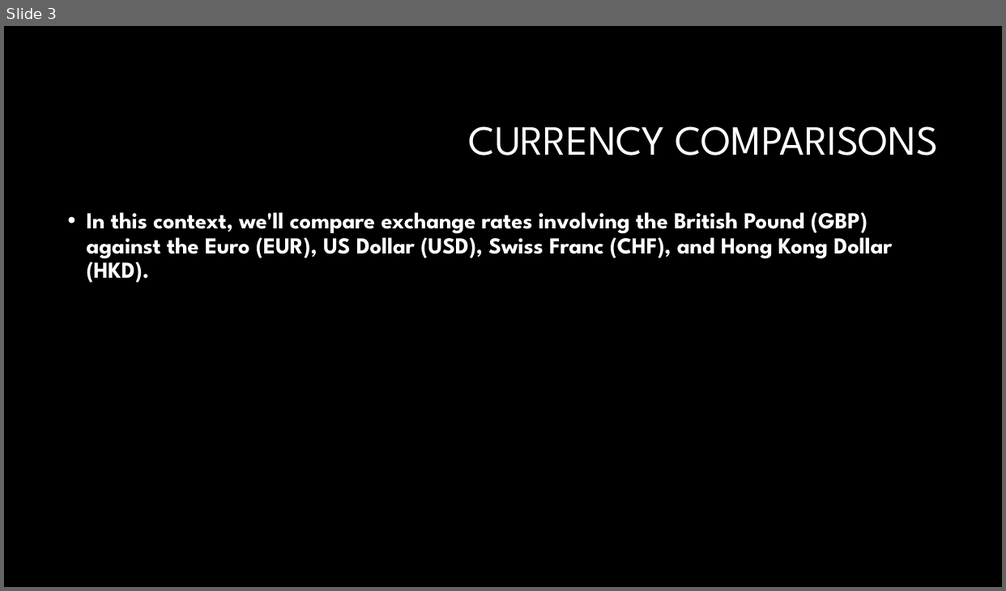
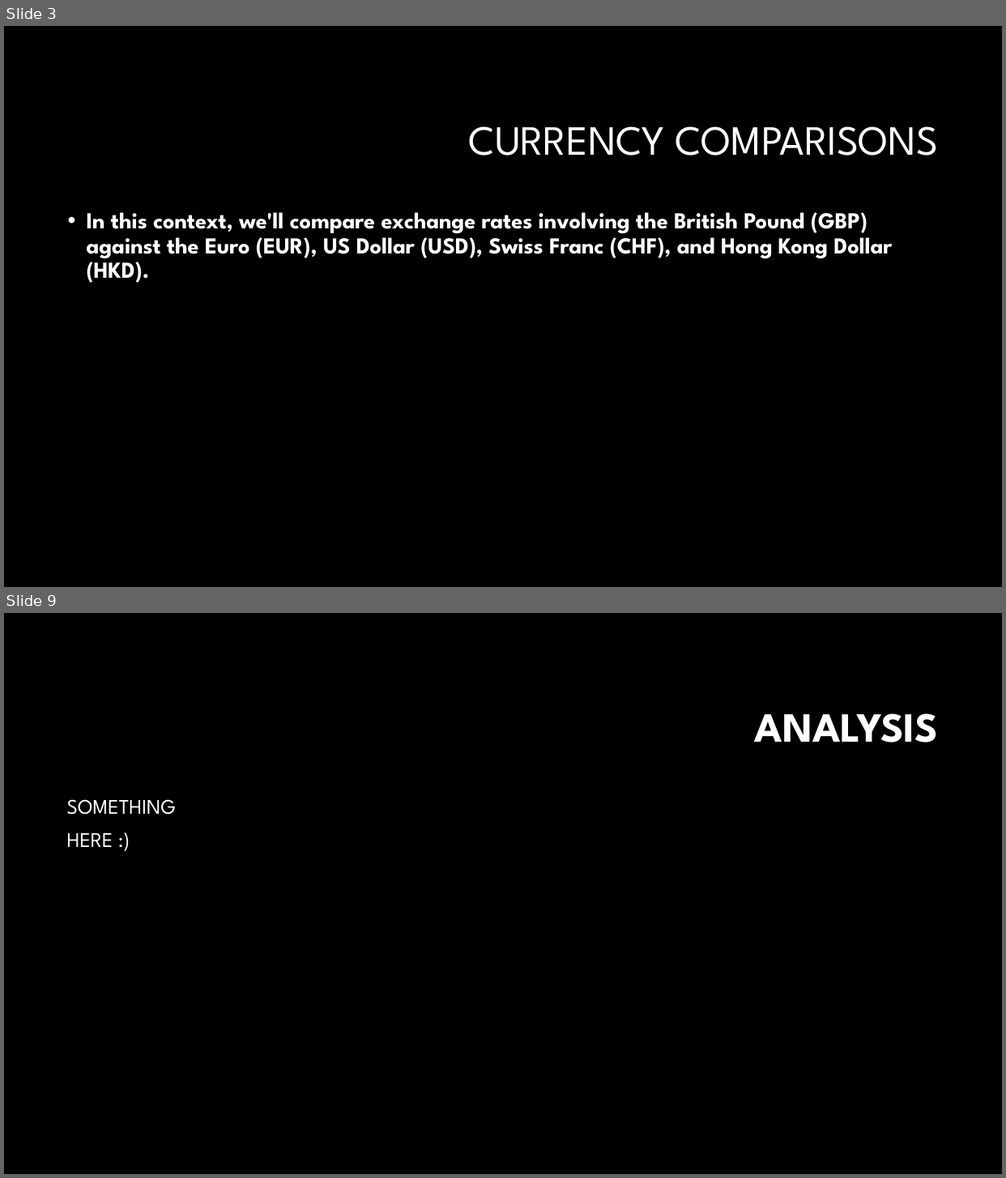
Before and after one commit to AliAlzaidy1/ABgroup_project, a slide deck: Forex Presentation.pptx. Shown one above the other, each under a label of ours: slide 3 before the commit, slides 3 and 9 after it; the slides between them are not shown. The pictures are 1006x591 and 1006x1178 pixels, drawn with LibreOffice and Linux fonts; fonts in the diff are those of the drawing; background and template pictures are left out. Boxes give left, top, right and bottom in pixels: in the first picture for what was removed or moved away, otherwise in the second. Text is boxed around its words. In the diff, an @@ line names an element or a change of style, - is before the commit and + after.

```diff
--- a/Forex Presentation.pptx
+++ b/Forex Presentation.pptx
@@ slide 9 added at [4, 613, 1002, 1174], background #000000 @@
@@ title added at [755, 713, 939, 743], 40 pt, text #FFFFFF, bold @@
+ANALYSIS
@@ text added at [67, 799, 176, 847], 20 pt, text #FFFFFF @@
+SOMETHING
+HERE :)
```
Also in this commit, not shown: 4 other slides added.
